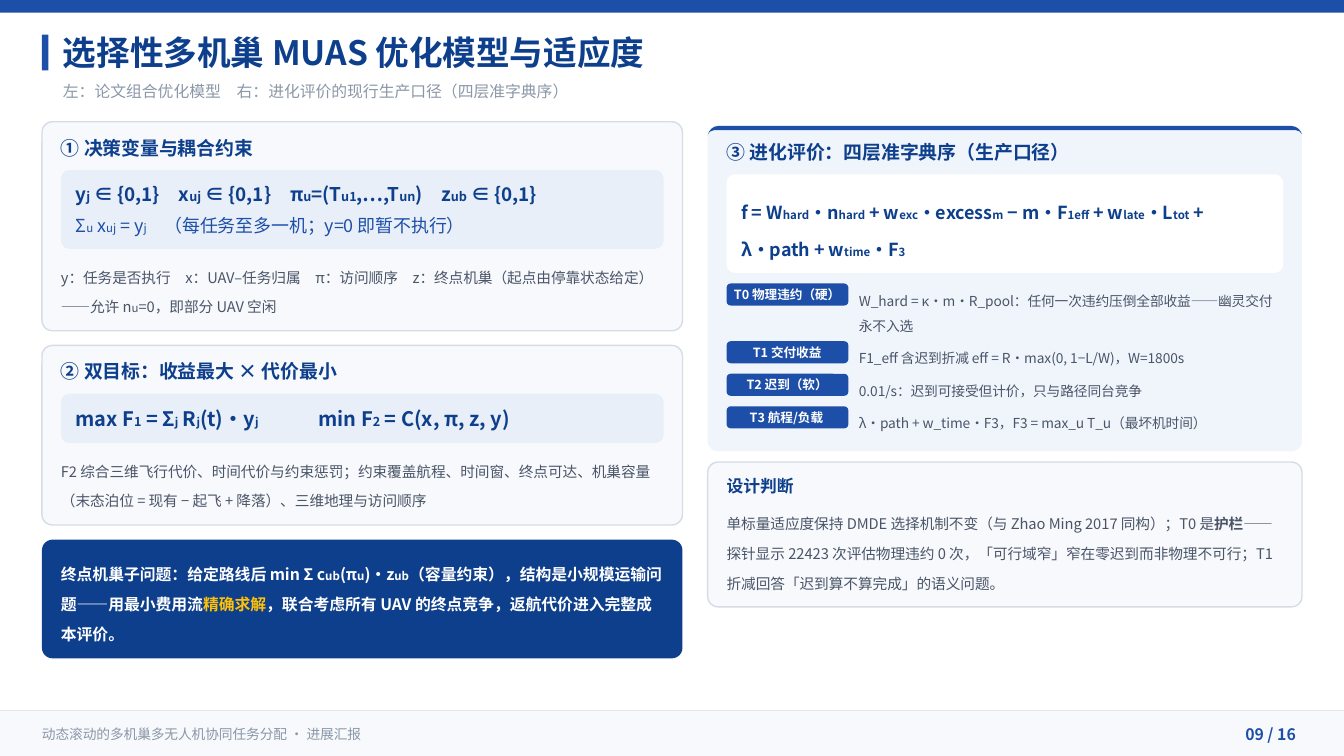
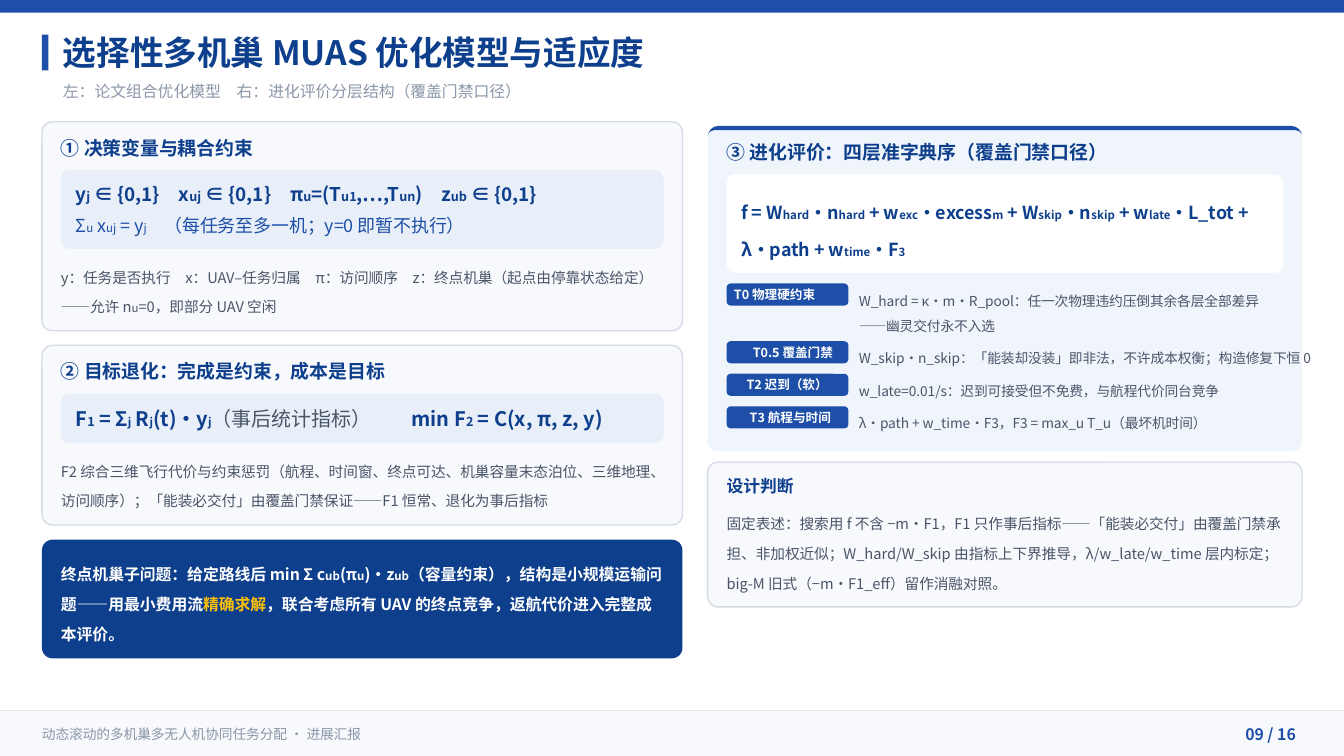
Before and after one commit to 909347194/ExperimentForGraduation, a slide deck: slide 9 of UAV协同任务分配方法-进展汇报/UAV协同任务分配方法-进展汇报.pptx. Drawn at 1344x756 pixels with LibreOffice and Linux fonts; fonts in the diff are those of the drawing. Boxes give left, top, right and bottom in pixels: in the first picture for what was removed or moved away, otherwise in the second. Text is boxed around its words. In the diff, an @@ line names an element or a change of style, - is before the commit and + after.

Commit message:
docs(ppt): 同步方法审查修正——覆盖门禁口径 + 页序/扉页结构修复
- P9 适应度换覆盖门禁主口径（Chapter3_README §4.3 固定表述），big-M 降为消融对照
- 补回 03 章扉页（P8），调正 P9 模型 / P10 DMDE 页序，页脚 02–15 对齐
- P7 cap(t) 公式补 max(min_cap,...)；闸门① 改往返航程（DEM 口径）
- P10 段结构规范化按方案 A 修正（无终止基因）；y=0 卡重写
- P12/P13/P15 实验数据标注口径与出处（10-21 代码口径 / 10-20 N=50/100/200 扫描），
  证据边界补「exp02 现行 10/50/100 与门禁口径待复跑」
- slides/*.slide 源文件同步同一套文案

```diff
--- a/UAV协同任务分配方法-进展汇报/UAV协同任务分配方法-进展汇报.pptx
+++ b/UAV协同任务分配方法-进展汇报/UAV协同任务分配方法-进展汇报.pptx
@@ text at <box>63,83,521,98</box>: text changed @@
-左：论文组合优化模型 右：进化评价的现行生产口径（四层准字典序）
+左：论文组合优化模型 右：进化评价分层结构（覆盖门禁口径）
@@ text at <box>727,143,1108,161</box>: text changed @@
-③ 进化评价：四层准字典序（生产口径）
+③ 进化评价：四层准字典序（覆盖门禁口径）
@@ text at <box>870,205,1235,562</box>: text changed @@
-f = Whard·nhard + wexc·excessm − m·F1eff + wlate·Ltot + λ·path + wtime·F3
+f = Whard·nhard + wexc·excessm + Wskip·nskip + wlate·L_tot + λ·path + wtime·F3
@@ text at <box>734,288,815,300</box>: text changed @@
-T0 物理违约（硬）
+T0 物理硬约束
@@ text at <box>859,294,1259,332</box>: text changed @@
-W_hard = κ·m·R_pool：任何一次违约压倒全部收益——幽灵交付永不入选
+W_hard = κ·m·R_pool：任一次物理违约压倒其余各层全部差异——幽灵交付永不入选
@@ text at <box>753,346,833,358</box>: text changed @@
-T1 交付收益
+T0.5 覆盖门禁
@@ text at <box>859,351,1300,366</box>: text changed @@
-F1_eff 含迟到折减 eff = R·max(0, 1−L/W)，W=1800s
+W_skip·n_skip：「能装却没装」即非法，不许成本权衡；构造修复下恒 0
@@ text at <box>61,362,385,381</box>: text changed @@
-② 双目标：收益最大 × 代价最小
+② 目标退化：完成是约束，成本是目标
@@ text at <box>859,384,1219,398</box>: text changed @@
-0.01/s：迟到可接受但计价，只与路径同台竞争
+w_late=0.01/s：迟到可接受但不免费，与航程代价同台竞争
@@ text at <box>153,409,603,431</box>: text changed @@
-max F1 = Σj Rj(t)·yj min F2 = C(x, π, z, y)
+F1 = Σj Rj(t)·yj（事后统计指标） min F2 = C(x, π, z, y)
@@ text at <box>750,411,831,423</box>: text changed @@
-T3 航程/负载
+T3 航程与时间
@@ text at <box>61,464,665,508</box>: text changed @@
-F2 综合三维飞行代价、时间代价与约束惩罚；约束覆盖航程、时间窗、终点可达、机巢容量（末态泊位 = 现有 − 起飞 + 降落）、三维地理与访问顺序
+F2 综合三维飞行代价与约束惩罚（航程、时间窗、终点可达、机巢容量末态泊位、三维地理、访问顺序）；「能装必交付」由覆盖门禁保证——F1 恒常、退化为事后指标
@@ text at <box>727,516,1281,593</box>: text changed @@
-单标量适应度保持 DMDE 选择机制不变（与 Zhao Ming 2017 同构）；T0 是护栏——探针显示 22423 次评估物理违约 0 次，「可行域窄」窄在零迟到而非物理不可行；T1 折减回答「迟到算不算完成」的语义问题。
+固定表述：搜索用 f 不含 −m·F1，F1 只作事后指标——「能装必交付」由覆盖门禁承担、非加权近似；W_hard/W_skip 由指标上下界推导，λ/w_late/w_time 层内标定；big-M 旧式（−m·F1_eff）留作消融对照。
```
Also in this commit, not shown: 6 other slides changed, 1 slide added, 7 other files.
